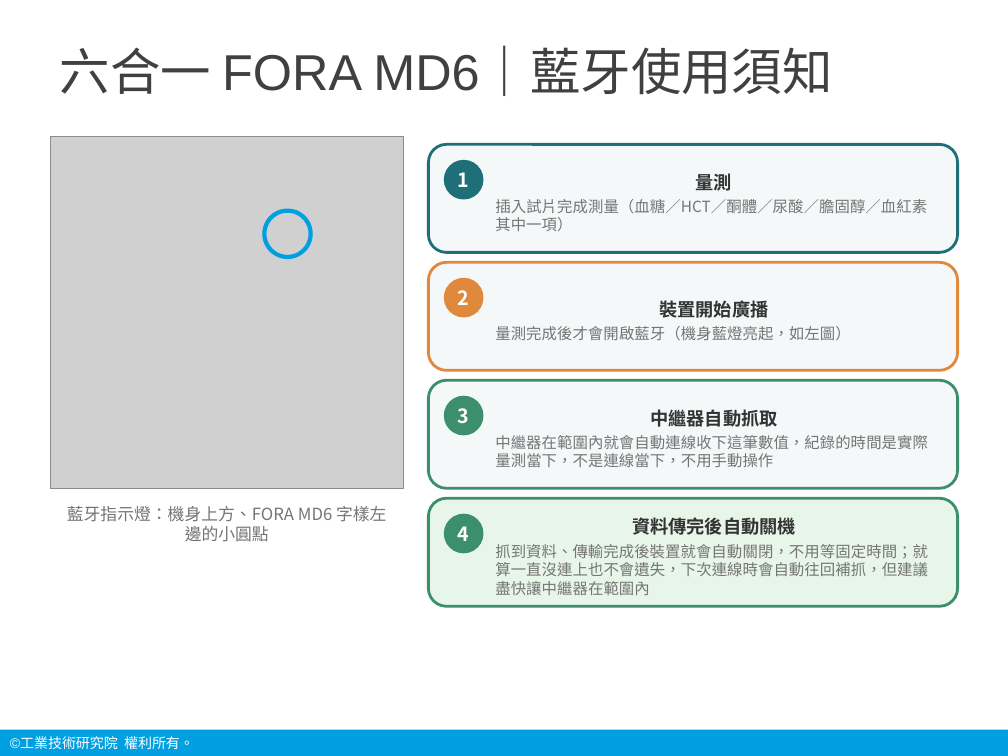
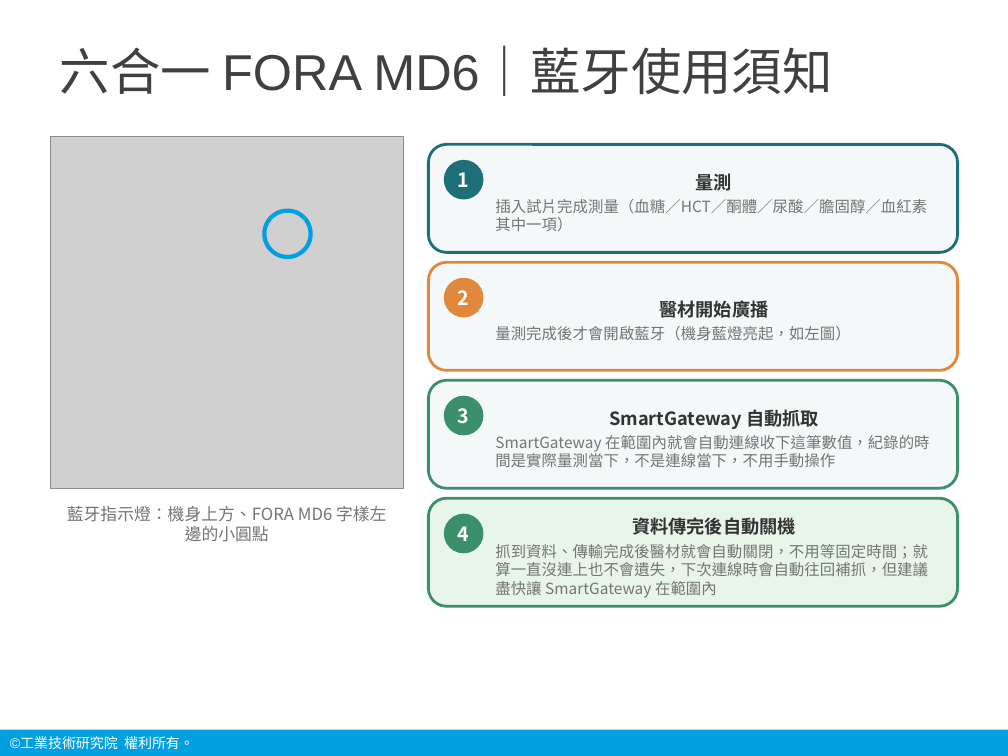
Before and after one commit to chanwunkong/pico-vitals-gateway, a slide deck: slide 19 of 說明/生理訊號中繼裝置_操作說明.pptx. Drawn at 1008x756 pixels with LibreOffice and Linux fonts; fonts in the diff are those of the drawing; grey boxes stand for pictures; background and template pictures are left out. Boxes give left, top, right and bottom in pixels: in the first picture for what was removed or moved away, otherwise in the second. Text is boxed around its words. In the diff, an @@ line names an element or a change of style, - is before the commit and + after.

```diff
--- a/說明/生理訊號中繼裝置_操作說明.pptx
+++ b/說明/生理訊號中繼裝置_操作說明.pptx
@@ text in rounded rectangle at bbox=[660, 297, 769, 321]: text changed @@
-裝置開始廣播
+醫材開始廣播
@@ text in rounded rectangle at bbox=[495, 409, 929, 467]: text changed @@
-中繼器自動抓取
-中繼器在範圍內就會自動連線收下這筆數值，紀錄的時間是實際量測當下，不是連線當下，不用手動操作
+SmartGateway 自動抓取
+SmartGateway 在範圍內就會自動連線收下這筆數值，紀錄的時間是實際量測當下，不是連線當下，不用手動操作
@@ text in rounded rectangle at bbox=[495, 544, 928, 598]: text changed @@
-抓到資料、傳輸完成後裝置就會自動關閉，不用等固定時間；就算一直沒連上也不會遺失，下次連線時會自動往回補抓，但建議盡快讓中繼器在範圍內
+抓到資料、傳輸完成後醫材就會自動關閉，不用等固定時間；就算一直沒連上也不會遺失，下次連線時會自動往回補抓，但建議盡快讓 SmartGateway 在範圍內
```
Also in this commit, not shown: 20 other slides changed, 10 other files.
